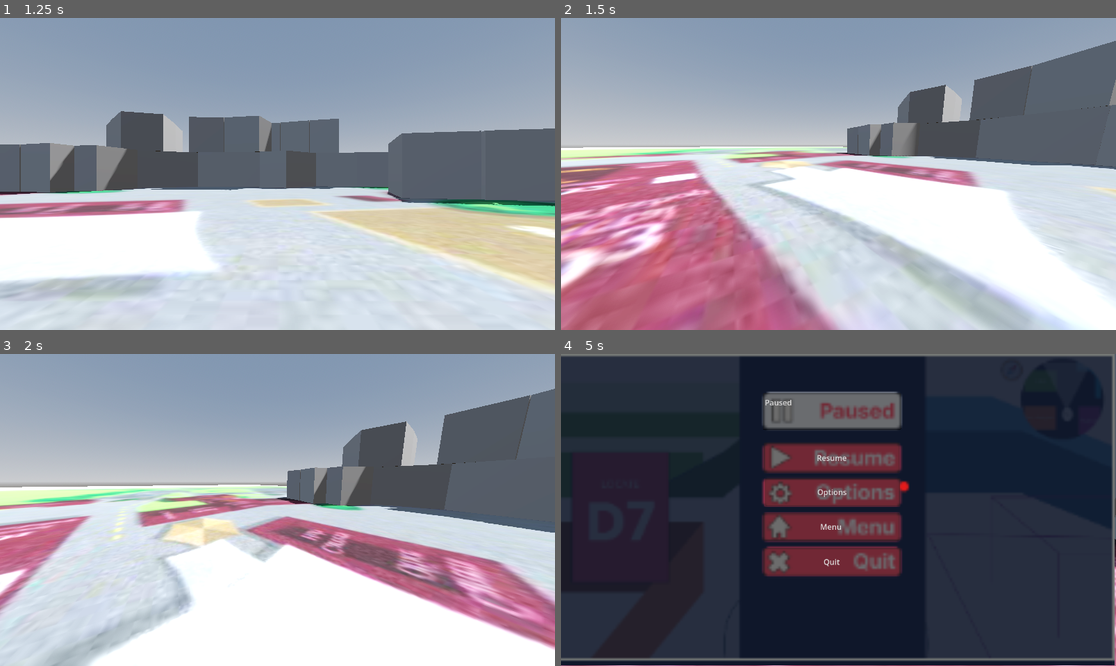
Above: before the commit, frames 1-4 (two rows, left to right).
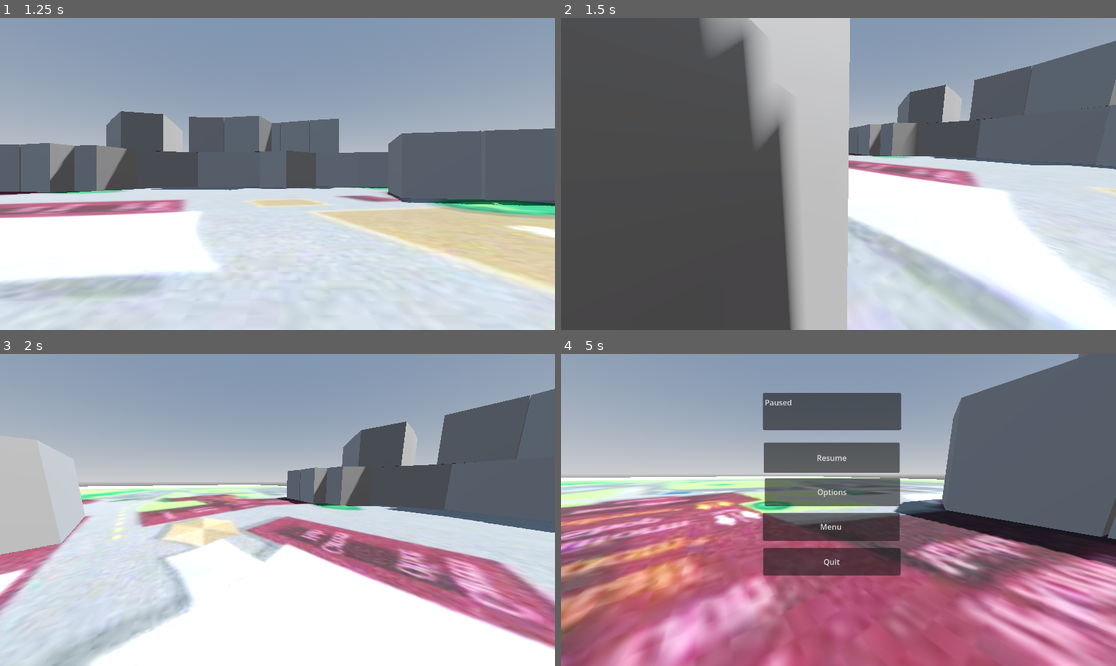
Above: after the commit, the same moments.

Repository: All-an-Huang/EXPLOREJPC
Game: Godot game, scene res://scenes/main_menu.tscn
Same seed, same stepped clock (60 frames per second), same inputs: the game is played once before the commit and once after it.
Inputs (mouse positions are in pixels of both pictures, inside the frame that each line leads up to):
- Up to frame 1 (1.25 s): click "start" at 0.5 s
- Up to frame 2 (1.5 s): tap Enter at 1.25 s; move the mouse to (866, 174) at 1.27 s; hold W (forward) from 1.28 s (still down); hold Shift (sprint) from 1.28 s (still down)
- Up to frame 3 (2 s): keep holding W (forward); keep holding Shift (sprint); tap Space (jump) at 1.52 s
- Up to frame 4 (5 s): keep holding W (forward); move the mouse to (810, 510) at 2.02 s; release Shift (sprint) at 2.03 s; tap Shift (sprint) at 2.1, 3.6 s; tap Space (jump) at 2.27, 3.77, 4.52 s; move the mouse to (849, 503) at 2.77 s; hold Shift (sprint) 2.78-3.53 s; move the mouse to (832, 516) at 3.52 s; move the mouse to (877, 513) at 4.27 s; hold Shift (sprint) from 4.28 s (still down); tap Escape at 4.9 s

Frame 1 is identical in both runs. In frame 2, 50% of the frame differs, in the area x 0-53%, y 0-100%; in frame 3, 2.8%; in frame 4, 96%, in the area x 0-100%, y 0-100%.

Commit message:
D block done

Diff:
--- a/explorejpcgame/scenes/main_game.tscn
+++ b/explorejpcgame/scenes/main_game.tscn
@@ -285,6 +285,38 @@
 
 [node name="D BLOCK" type="Node3D" parent="." unique_id=157620808]
 
+[node name="D1" type="CSGPolygon3D" parent="D BLOCK" unique_id=1505899079]
+transform = Transform3D(1, 0, 0, 0, -4.371139e-08, -4, 0, 1, -1.7484555e-07, 19.492569, 0, -41.11243)
+polygon = PackedVector2Array(-12.367161, -0.198555, -9.605914, 5.9393806, -2.568346, 4.8771706, -5.23193, -1.7394257)
+
+[node name="D2" type="CSGPolygon3D" parent="D BLOCK" unique_id=2058108920]
+transform = Transform3D(1, 0, 0, 0, -4.371139e-08, -4, 0, 1, -1.7484555e-07, 19.492569, 0, -41.11243)
+polygon = PackedVector2Array(-4.310508, 0.4690628, -2.541153, 4.880554, 3.995037, 3.530098, 2.1962128, -0.75286484)
+
+[node name="D3" type="CSGPolygon3D" parent="D BLOCK" unique_id=1628557937]
+transform = Transform3D(1, 0, 0, 0, -4.371139e-08, -4, 0, 1, -1.7484555e-07, 19.492569, 0, -41.11243)
+polygon = PackedVector2Array(1.3085289, -3.1042786, 4.007082, 3.5252533, 10.403776, 2.3477364, 7.3591957, -4.2653275)
+
+[node name="D5" type="CSGPolygon3D" parent="D BLOCK" unique_id=1938473190]
+transform = Transform3D(1, 0, 0, 0, -4.371139e-08, -4, 0, 1, -1.7484555e-07, 25.881115, 0, -42.4581)
+polygon = PackedVector2Array(-0.69781303, 4.625679, 1.2450218, 9.950886, 6.006546, 8.446083, 3.926138, 3.7664986)
+
+[node name="D6" type="CSGPolygon3D" parent="D BLOCK" unique_id=935077101]
+transform = Transform3D(1, 0, 0, 0, -4.371139e-08, -4, 0, 1, -1.7484555e-07, 25.881115, 4, -42.4581)
+polygon = PackedVector2Array(-17.44334, 4.094055, -16.107723, 7.32032, -10.85564, 6.4168777, -12.125569, 3.1156998)
+
+[node name="D7" type="CSGPolygon3D" parent="D BLOCK" unique_id=573440855]
+transform = Transform3D(1, 0, 0, 0, -4.371139e-08, -4, 0, 1, -1.7484555e-07, 25.881115, 4, -42.4581)
+polygon = PackedVector2Array(-12.099281, 3.1280022, -10.845468, 6.36578, -6.064375, 5.611904, -7.4226856, 2.2591896)
+
+[node name="D8" type="CSGPolygon3D" parent="D BLOCK" unique_id=114299845]
+transform = Transform3D(1, 0, 0, 0, -4.371139e-08, -4, 0, 1, -1.7484555e-07, 25.881115, 4, -42.4581)
+polygon = PackedVector2Array(-7.398693, 2.2621078, -6.0489197, 5.573063, -1.6898098, 4.8080063, -3.1772118, 1.3993225)
+
+[node name="D9" type="CSGPolygon3D" parent="D BLOCK" unique_id=26795548]
+transform = Transform3D(1, 0, 0, 0, -4.371139e-08, -4, 0, 1, -1.7484555e-07, 25.881115, 4, -42.4581)
+polygon = PackedVector2Array(-3.1445065, 1.3997078, -1.6544266, 4.79797, 3.9122505, 3.7945595, 2.4374638, 0.29535294)
+
 [node name="N BLOCK" type="Node3D" parent="." unique_id=513462336]
 
 [node name="N1" type="CSGPolygon3D" parent="N BLOCK" unique_id=35971937]
--- a/explorejpcgame/scenes/pause_menu.tscn
+++ b/explorejpcgame/scenes/pause_menu.tscn
@@ -13,6 +13,7 @@
 script = ExtResource("1_myx47")
 
 [node name="TextureRect" type="TextureRect" parent="." unique_id=1713221920]
+visible = false
 layout_mode = 0
 offset_right = 1149.0
 offset_bottom = 646.0
